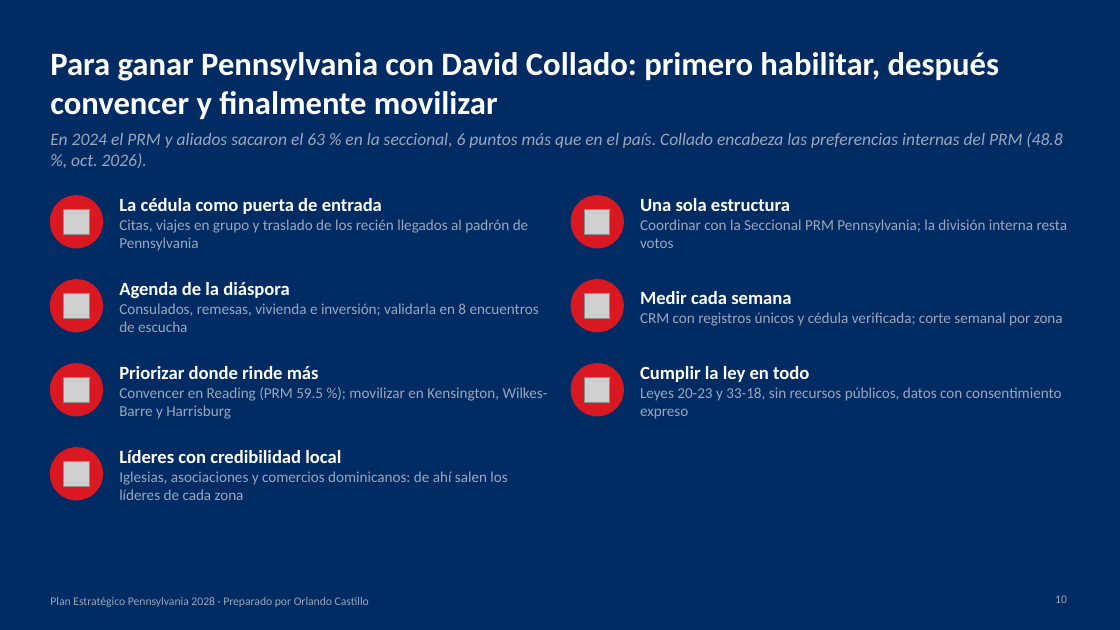
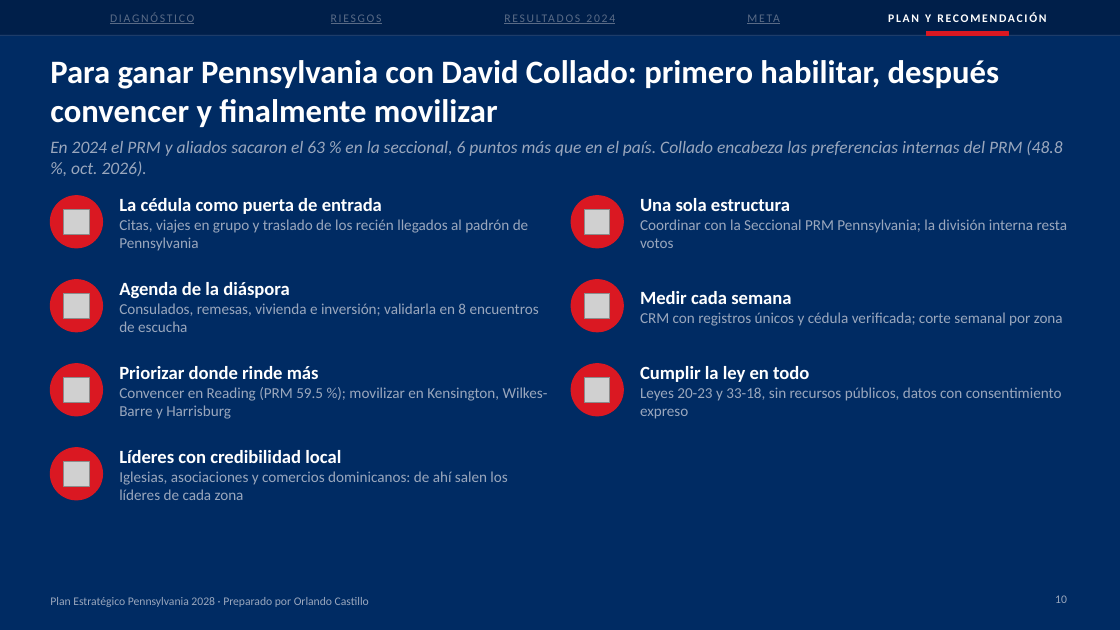
Before and after one commit to rcastillo9556/pdf-toolkit, a slide deck: slide 10 of presentaciones/Plan_Estrategico_Pennsylvania_2028.pptx. Drawn at 1120x630 pixels with LibreOffice and Linux fonts; fonts in the diff are those of the drawing; grey boxes stand for pictures. Boxes give left, top, right and bottom in pixels: in the first picture for what was removed or moved away, otherwise in the second. Text is boxed around its words. In the diff, an @@ line names an element or a change of style, - is before the commit and + after.

```diff
--- a/presentaciones/Plan_Estrategico_Pennsylvania_2028.pptx
+++ b/presentaciones/Plan_Estrategico_Pennsylvania_2028.pptx
@@ rectangle added at (0,0,1120,35), fill #001F4A, outline #001F4A 1 pt @@
@@ text added at (110,12,194,24), 10 pt, text #5A6B86, underline @@
+DIAGNÓSTICO
@@ text added at (331,14,382,24), 10 pt, text #5A6B86, underline @@
+RIESGOS
@@ text added at (458,0,662,35), 10 pt, text #5A6B86, underline @@
+RESULTADOS 2024
@@ text added at (662,0,866,35), 10 pt, text #5A6B86, underline @@
+META
@@ text added at (888,12,1046,22), 10 pt, text #FFFFFF, bold @@
+PLAN Y RECOMENDACIÓN
@@ line added from (0, 35) to (1120, 35), #2E4C7A 0.75 pt @@
@@ text "Para ganar Pennsylvania con David ...": place and size @@
-text "Para ganar Pennsylvania con David ..." at (50,52,999,119)
+text "Para ganar Pennsylvania con David ..." at (50,60,999,127)
@@ rectangle added at (927,31,1008,35), fill #DA1822, outline #DA1822 1 pt @@
@@ text "En 2024 el PRM y ...": place and size @@
-text "En 2024 el PRM y ..." at (50,132,1062,168)
+text "En 2024 el PRM y ..." at (50,140,1062,176)
```
Also in this commit, not shown: 9 other slides changed, 2 other files.
